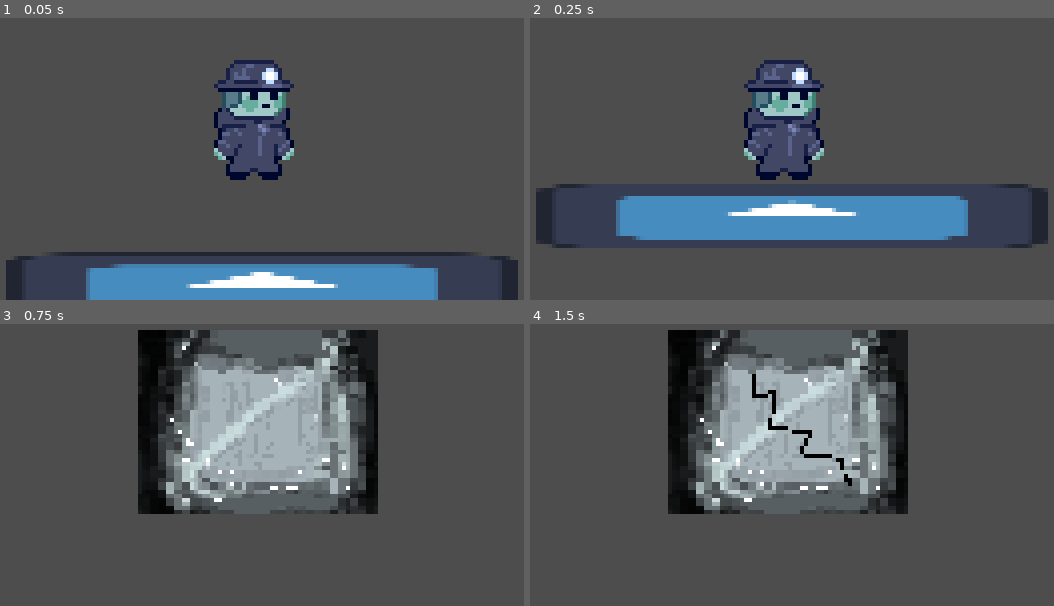
Above: before the commit, frames 1-4 (two rows, left to right).
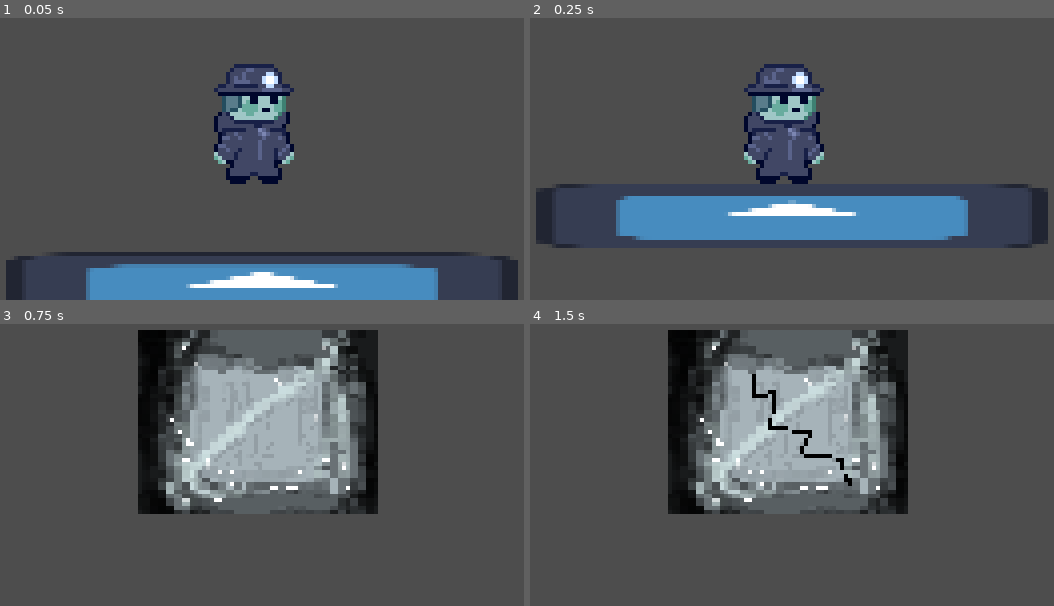
Above: after the commit, the same moments.

Repository: LukeStump/MinerMeltdown
Game: Godot game, scene res://main.tscn
Two runs of this game, one before a commit and one after it. Both use one fixed random seed, a clock stepped at 60 frames per second and the inputs below. The engine's default icon, where the game draws it, is replaced by a stand-in: a white triangle on a blue panel in a dark square.
Inputs (mouse positions are in pixels of both pictures, inside the frame that each line leads up to):
- Up to frame 1 (0.05 s): no input
- Up to frame 2 (0.25 s): no input
- Up to frame 3 (0.75 s): tap Enter (ui_accept) at 0.5 s; move the mouse to (393, 408) at 0.52 s; press the mouse at (393, 408) at 0.53 s; hold Right (ui_right) from 0.53 s (still down)
- Up to frame 4 (1.5 s): keep holding Right (ui_right); tap Enter (ui_accept) at 0.77, 1.25 s; move the mouse to (786, 422) at 1.27 s; release the mouse at (786, 422) at 1.28 s; click (786, 422) at 1.35 s

The runs differ from the first frame. In frame 1, 3.0% of the frame differs, in the area x 40-57%, y 14-59%; in frame 2, 3.0%; in frame 3, nothing differs; in frame 4, nothing differs.

Commit message:
Added animation

Diff:
--- a/Miner/miner.gd
+++ b/Miner/miner.gd
@@ -1,9 +1,11 @@
 extends CharacterBody2D
 
 
-const SPEED = 300.0
-const JUMP_VELOCITY = -400.0
+const SPEED = 50.0
+#const JUMP_VELOCITY = -400.0
 
+@onready
+var animation = get_node("AnimatedSprite2D")
 
 func _physics_process(delta: float) -> void:
 	# Add the gravity.
@@ -19,7 +21,10 @@
 	var direction := Input.get_axis("ui_left", "ui_right")
 	if direction:
 		velocity.x = direction * SPEED
+		animation.flip_h = direction < 0
+		animation.play()
 	else:
+		animation.stop()
 		velocity.x = move_toward(velocity.x, 0, SPEED)
 
 	move_and_slide()
--- a/Miner/miner.tscn
+++ b/Miner/miner.tscn
@@ -1,11 +1,55 @@
-[gd_scene load_steps=4 format=3 uid="uid://dkmg7anlmcbpk"]
+[gd_scene load_steps=11 format=3 uid="uid://dkmg7anlmcbpk"]
 
 [ext_resource type="Script" path="res://Miner/miner.gd" id="1_05lf5"]
 [ext_resource type="Texture2D" uid="uid://cogp6jxvygrgb" path="res://Miner/MINERstill.png" id="2_ry38b"]
+[ext_resource type="Texture2D" uid="uid://d2o6othggu6g7" path="res://Miner/MinerWalk1-sheet.png" id="3_hmafa"]
 
 [sub_resource type="CapsuleShape2D" id="CapsuleShape2D_rjl1q"]
 radius = 11.0
 height = 32.0
+
+[sub_resource type="AtlasTexture" id="AtlasTexture_w2tcy"]
+atlas = ExtResource("3_hmafa")
+region = Rect2(0, 0, 28, 34)
+
+[sub_resource type="AtlasTexture" id="AtlasTexture_8coeo"]
+atlas = ExtResource("3_hmafa")
+region = Rect2(28, 0, 28, 34)
+
+[sub_resource type="AtlasTexture" id="AtlasTexture_4m83a"]
+atlas = ExtResource("3_hmafa")
+region = Rect2(56, 0, 28, 34)
+
+[sub_resource type="AtlasTexture" id="AtlasTexture_dto1v"]
+atlas = ExtResource("3_hmafa")
+region = Rect2(84, 0, 28, 34)
+
+[sub_resource type="AtlasTexture" id="AtlasTexture_pco5c"]
+atlas = ExtResource("3_hmafa")
+region = Rect2(112, 0, 28, 34)
+
+[sub_resource type="SpriteFrames" id="SpriteFrames_66vga"]
+animations = [{
+"frames": [{
+"duration": 1.0,
+"texture": SubResource("AtlasTexture_w2tcy")
+}, {
+"duration": 1.0,
+"texture": SubResource("AtlasTexture_8coeo")
+}, {
+"duration": 1.0,
+"texture": SubResource("AtlasTexture_4m83a")
+}, {
+"duration": 1.0,
+"texture": SubResource("AtlasTexture_dto1v")
+}, {
+"duration": 1.0,
+"texture": SubResource("AtlasTexture_pco5c")
+}],
+"loop": true,
+"name": &"default",
+"speed": 8.0
+}]
 
 [node name="Miner" type="CharacterBody2D"]
 script = ExtResource("1_05lf5")
@@ -16,5 +60,11 @@
 [node name="Camera2D" type="Camera2D" parent="."]
 
 [node name="MineRstill" type="Sprite2D" parent="."]
+visible = false
 position = Vector2(0, -2)
 texture = ExtResource("2_ry38b")
+
+[node name="AnimatedSprite2D" type="AnimatedSprite2D" parent="."]
+position = Vector2(0, -1)
+sprite_frames = SubResource("SpriteFrames_66vga")
+frame_progress = 0.32676
Binary file added: Miner/MinerWalk1-sheet.png
Not shown, added: Miner/MinerWalk1-sheet.png.import
